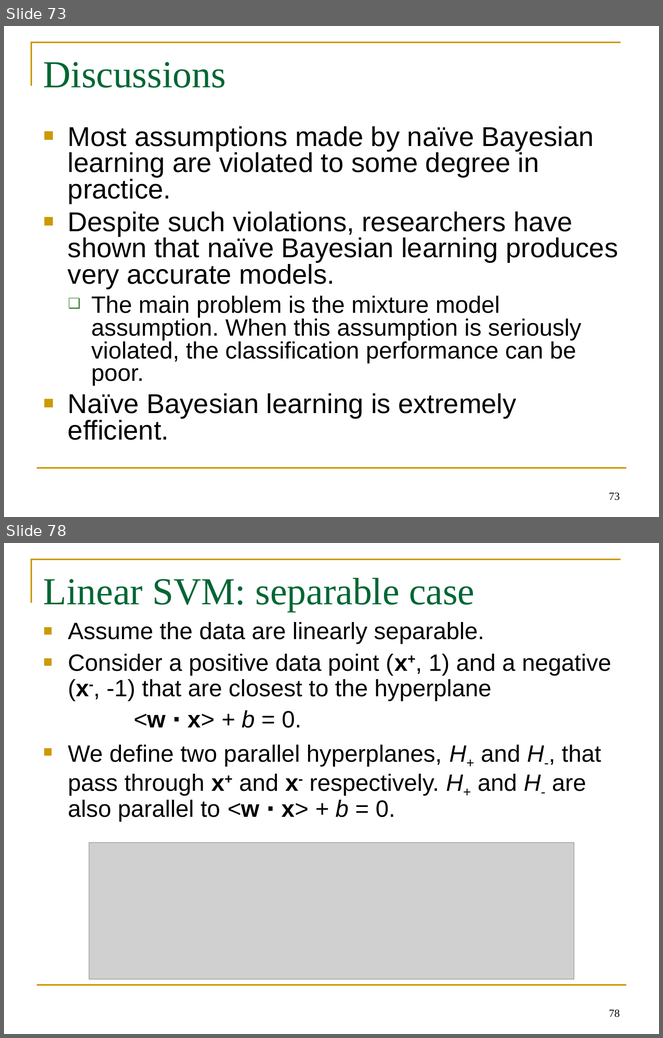
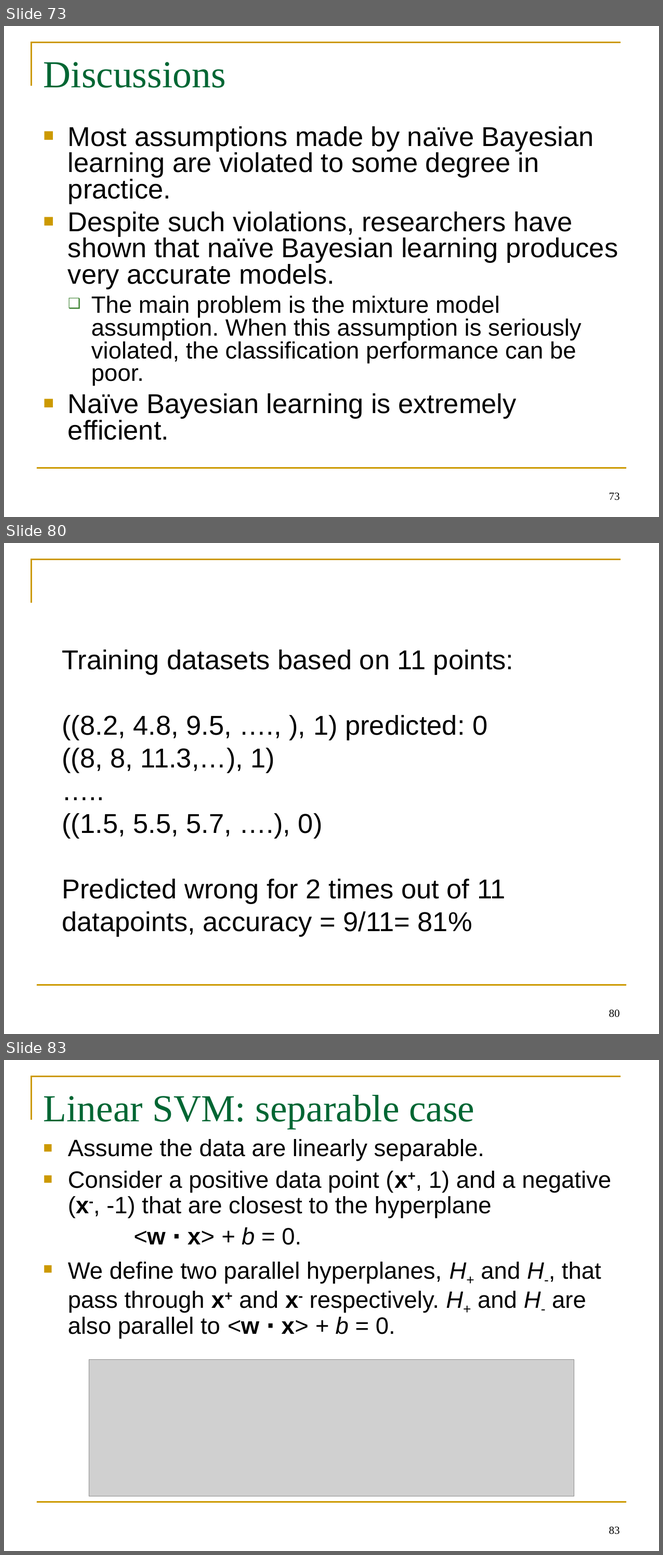
Before and after one commit to BeiyuLinCS/beiyulin.github.io, a slide deck: teach/spring_21/behavior_modeling/week6_supervised_learning.ppt. Shown one above the other, each under a label of ours: slides 73 and 78 before the commit, slides 73, 80 and 83 after it; the slides between them are not shown. The pictures are 663x1038 and 663x1555 pixels, drawn with LibreOffice and Linux fonts; fonts in the diff are those of the drawing; grey boxes stand for pictures. Boxes give left, top, right and bottom in pixels: in the first picture for what was removed or moved away, otherwise in the second. Text is boxed around its words. In the diff, an @@ line names an element or a change of style, - is before the commit and + after.

```diff
--- a/teach/spring_21/behavior_modeling/week6_supervised_learning.ppt
+++ b/teach/spring_21/behavior_modeling/week6_supervised_learning.ppt
@@ slide 80 added at [4,543,659,1034], background #FFFFFF; not listed: 2 template elements that a slide beside it also shows @@
@@ text added at [62,650,514,937], 30 pt, text #000000 @@
+Training datasets based on 11 points:
+((8.2, 4.8, 9.5, …., ), 1) predicted: 0
+((8, 8, 11.3,…), 1)
+…..
+((1.5, 5.5, 5.7, ….), 0)
+Predicted wrong for 2 times out of 11 datapoints, accuracy = 9/11= 81%
@@ page number added at [609,1010,620,1018], 12 pt, text #000000 @@
+80
@@ what was slide 78 is now slide 83 @@
@@ page number at [609,1527,620,1535]: text changed @@
-78
+83
```
Also in this commit, not shown: 4 slides changed, 8 other slides added, 14 slides removed, 22 other files.
